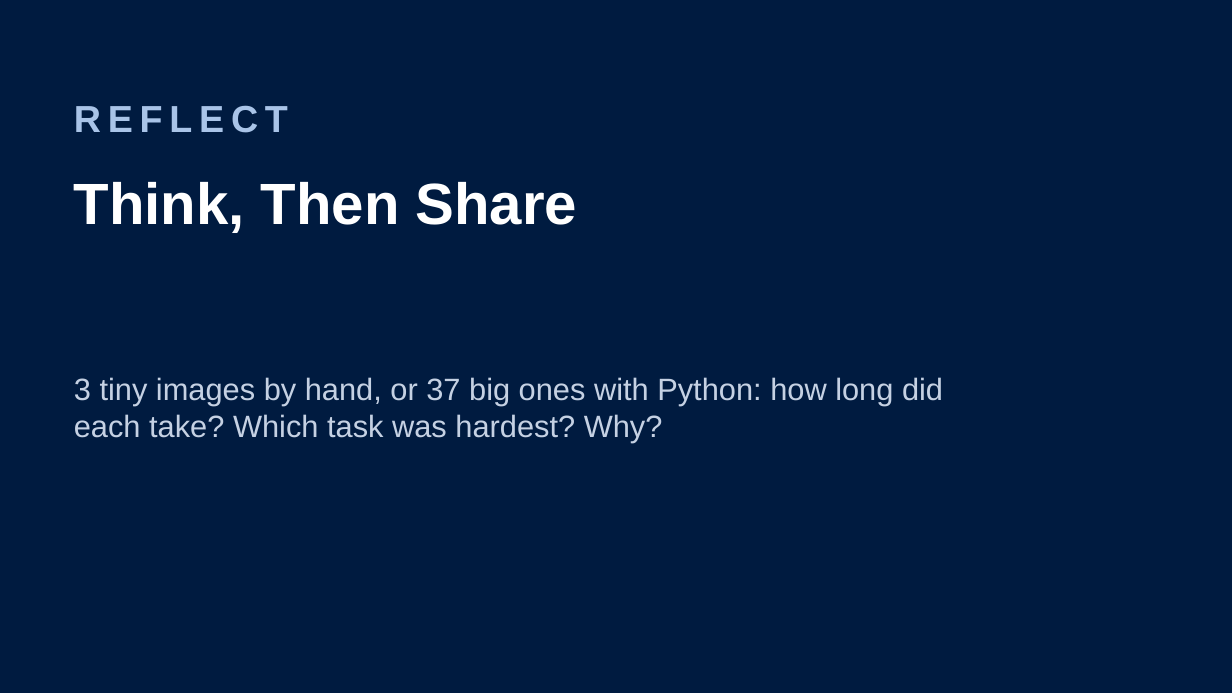
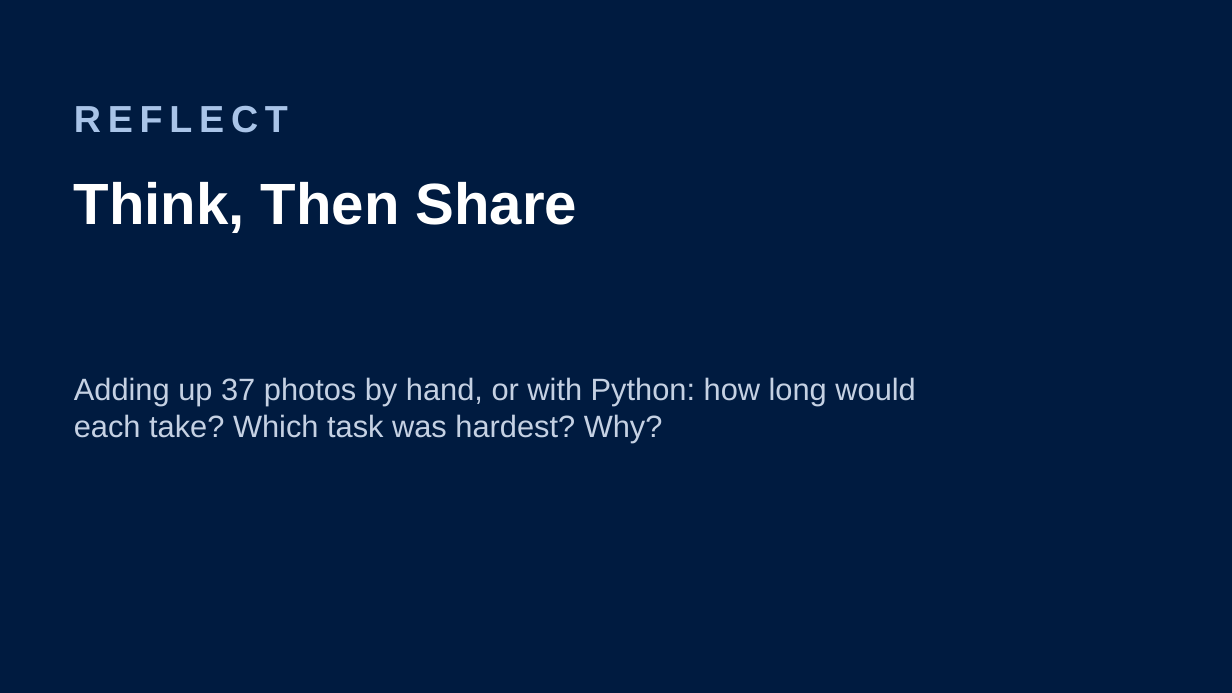
Before and after one commit to Dr-Hughes/Dr-Hughes.github.io, a slide deck: slide 63 of static/teaching/a-level-y12-13-image-analysis-image-analysis-challenge/image-analysis-problem.pptx (slide 65 before the commit). Drawn at 1232x693 pixels with LibreOffice and Linux fonts; fonts in the diff are those of the drawing. Boxes give left, top, right and bottom in pixels: in the first picture for what was removed or moved away, otherwise in the second. Text is boxed around its words. In the diff, an @@ line names an element or a change of style, - is before the commit and + after.

Commit message:
Refresh Cryptography and Image Analysis downloads: solution slides, chunked image analysis deck, cow_message_starter.py, booklets with answers, student zips

```diff
--- a/static/teaching/a-level-y12-13-image-analysis-image-analysis-challenge/image-analysis-problem.pptx
+++ b/static/teaching/a-level-y12-13-image-analysis-image-analysis-challenge/image-analysis-problem.pptx
@@ text at (74, 377, 915, 442): text changed @@
-3 tiny images by hand, or 37 big ones with Python: how long did each take? Which task was hardest? Why?
+Adding up 37 photos by hand, or with Python: how long would each take? Which task was hardest? Why?
```
Also in this commit, not shown: 24 other slides changed, 6 slides added, 8 slides removed, 11 other files.
